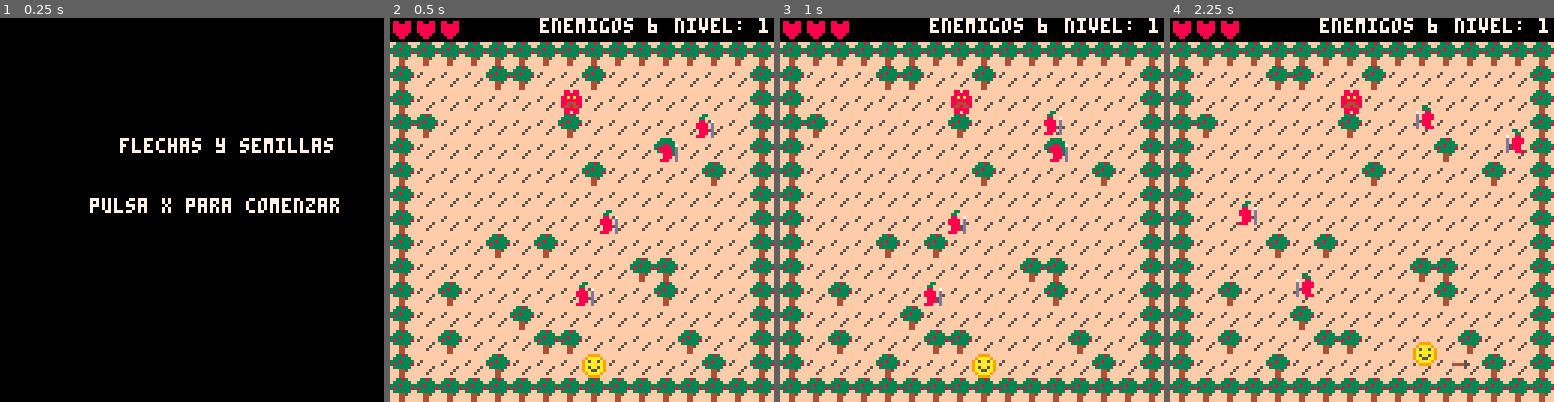
Above: before the commit, frames 1-4 (left to right).
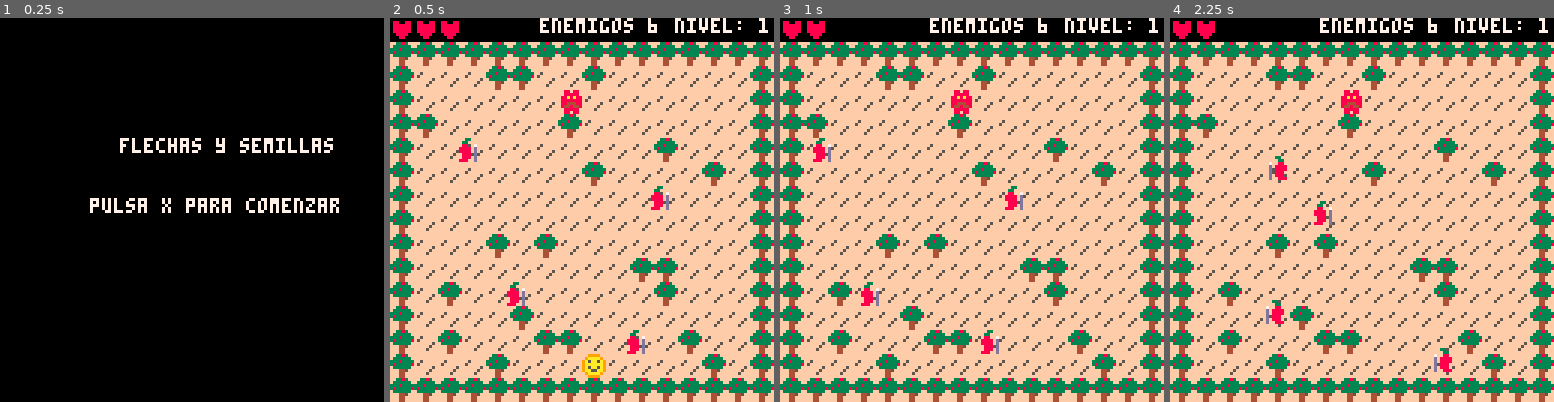
Above: after the commit, the same moments.

Repository: RodrigoS724/trees_archers
Game: PICO-8 cartridge demo.p8
The game is run twice, just before and just after one commit, with the same random seed, the same clock (stepped at 60 frames per second) and the same inputs.
Inputs:
- Up to frame 1 (0.25 s): no input
- Up to frame 2 (0.5 s): tap X (X key) at 0.33 s
- Up to frame 3 (1 s): tap O (Z key) at 0.7 s
- Up to frame 4 (2.25 s): tap X (X key) at 1.07, 1.85 s; hold Right 1.6-2.1 s; tap O (Z key) at 1.7, 2.1 s; hold Up from 2.15 s (still down)

Frame 1 is identical in both runs. In frame 2, 1.4% of the frame differs, in the area x 17-85%, y 25-88%; in frame 3, 1.9%; in frame 4, 2.0%, in the area x 13-93%, y 0-93%.

Commit message:
Spawn pimiento
Solucionado que algunos pimientos spawneaban en los arboles

Diff:
--- a/demo.p8
+++ b/demo.p8
@@ -161,43 +161,35 @@
 Enemigo.__index = Enemigo
 
 function Enemigo:Crear()
+    local max_intentos = 100
+    local intentos = 0
+    local ancho_tiles = 2 -- Ajusta según el tamaño del enemigo
+    local alto_tiles = 2 -- Ajusta según el tamaño del enemigo
     local x_aleatorio, y_aleatorio
-    local intentos = 0
-    local max_intentos = 100
 
     repeat
-        x_aleatorio = flr(rnd(MUNDO_ANCHO - 4)) + 2
-        y_aleatorio = flr(rnd(MUNDO_ALTO - 4)) + 2
+        -- Generar coordenadas aleatorias dentro del rango del mapa
+        x_aleatorio = flr(rnd(MUNDO_ANCHO - ancho_tiles)) + 1
+        y_aleatorio = flr(rnd(MUNDO_ALTO - alto_tiles)) + 1
         intentos += 1
-
-        local atrapado_horizontal = es_no_transitable(x_aleatorio - 1, y_aleatorio)
-                and es_no_transitable(x_aleatorio + 1, y_aleatorio)
-        -- generar posiciれはn aleatoria dentro del rango vれくlido del mapa
-
-        -- verificar que la posiciれはn no estれた atrapada entre dos bloques no transitables
-
-        -- verificar que la posiciれはn sea transitable y no haya colisiones con otros enemigos
-    until not es_no_transitable(x_aleatorio, y_aleatorio)
-            and not atrapado_horizontal
-            and not ColisionConEnemigos({ x = x_aleatorio, y = y_aleatorio, ancho = self.ancho, alto = self.alto })
+    until self:es_posicion_valida(x_aleatorio, y_aleatorio, ancho_tiles, alto_tiles)
             and intentos < max_intentos
 
     if intentos == max_intentos then
-        -- si no se encuentra una posiciれはn vれくlida, cancelar la generaciれはn
-        return nil
-    end
-
-    -- inicializar propiedades ancho y alto si no estれくn definidas
-    self.ancho = self.ancho or 8
-    self.alto = self.alto or 8
-
-    -- crear el enemigo en la posiciれはn vれくlida
-    local enemigo = setmetatable(Personaje.Crear(self, x_aleatorio * TILE_SIZE, y_aleatorio * TILE_SIZE, 50), Enemigo)
+        return nil -- No se pudo encontrar una posición válida
+    end
+
+    -- Crear el enemigo en la posición válida
+    self.ancho = ancho_tiles * TILE_SIZE
+    self.alto = alto_tiles * TILE_SIZE
+    local enemigo = setmetatable(Personaje.Crear(self, x_aleatorio * TILE_SIZE, y_aleatorio * TILE_SIZE, 60), Enemigo)
     enemigo.direccion = -1
-    enemigo.velocidad = 0.9
+    enemigo.velocidad = 0.75
     enemigo.sprite = 5
     return enemigo
 end
+
+
 
 function Enemigo:Movimiento()
     -- Tiempo mれとnimo entre inversiones de direcciれはn
@@ -264,6 +256,27 @@
 function Enemigo:Destruir()
     del(enemigos, self)
 end
+
+function Enemigo:es_posicion_valida(x, y, ancho_tiles, alto_tiles)
+    -- Verificar cada tile en el área ocupada por el enemigo
+    for ty = y, y + alto_tiles - 1 do
+        for tx = x, x + ancho_tiles - 1 do
+            -- Comprobar si el mapa tiene el tile y si es transitable
+            if mapa[ty] == nil or mapa[ty][tx] == nil or mapa[ty][tx] == 32 then
+                return false -- Espacio ocupado, no válido
+            end
+        end
+    end
+
+    -- Verificar que el enemigo no esté atrapado entre bloques no transitables
+    local izquierda_bloqueada = mapa[y][x - 1] == 32 and mapa[y + alto_tiles - 1][x - 1] == 32
+    local derecha_bloqueada = mapa[y][x + ancho_tiles] == 32 and mapa[y + alto_tiles - 1][x + ancho_tiles] == 32
+
+    -- Retornar falso si está bloqueado por ambos lados
+    return not (izquierda_bloqueada and derecha_bloqueada)
+end
+
+
 
 -- enemigo 2
 enemigo_tipo2 = setmetatable({}, Personaje)
